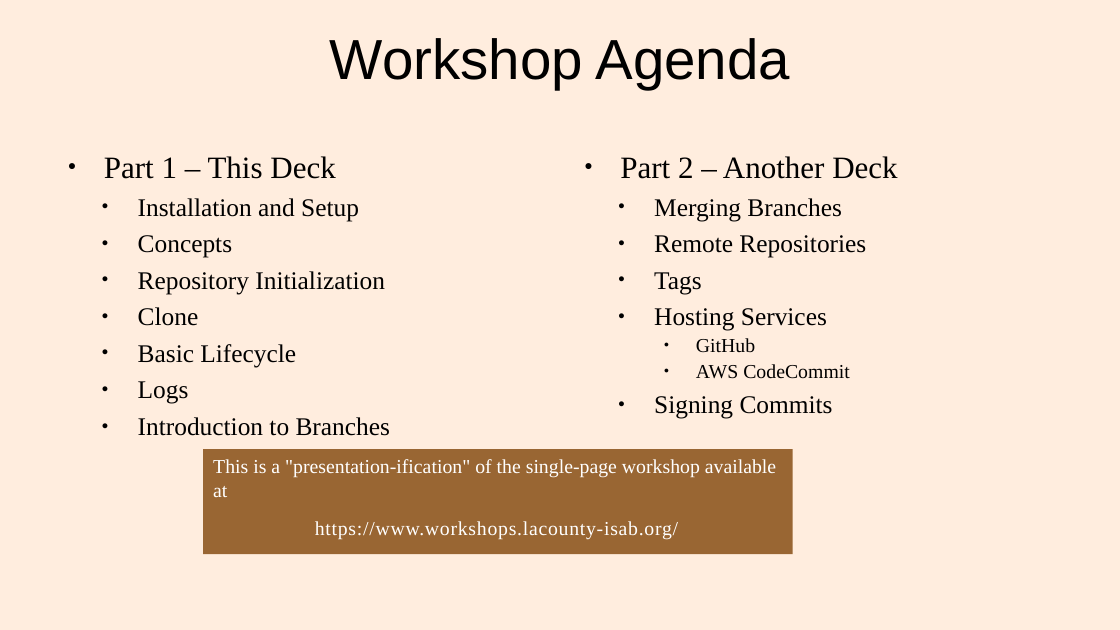
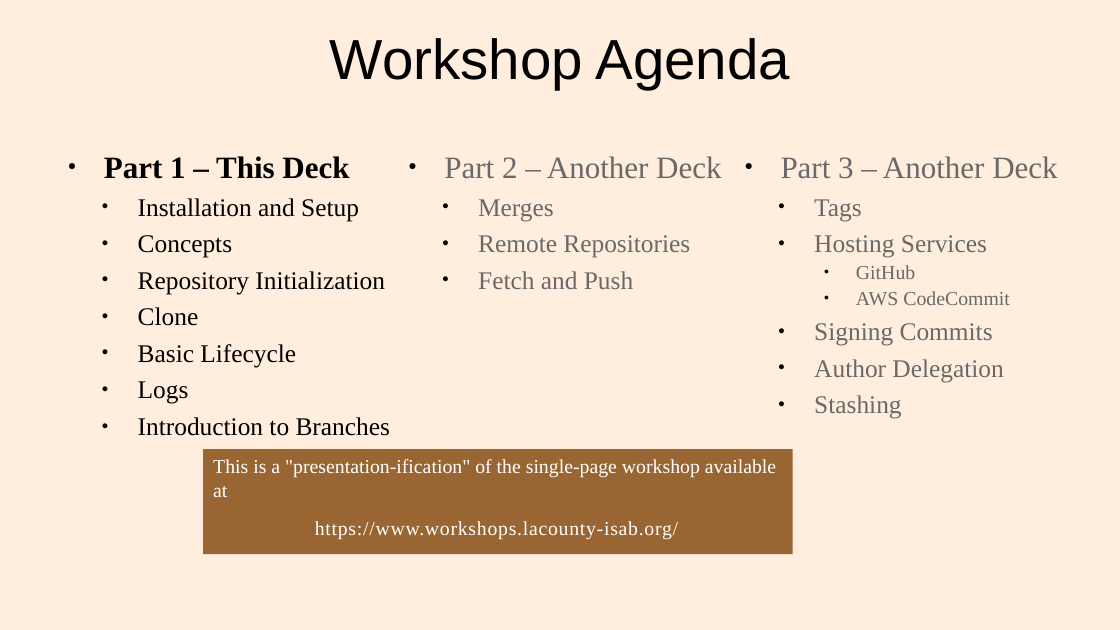
Before and after one commit to lacounty-isab/workshops, a slide deck: slide 2 of git/GitWorkshop1.odp. Drawn at 1120x630 pixels with LibreOffice and Linux fonts; fonts in the diff are those of the drawing. Boxes give left, top, right and bottom in pixels: in the first picture for what was removed or moved away, otherwise in the second. Text is boxed around its words. In the diff, an @@ line names an element or a change of style, - is before the commit and + after.

Commit message:
Finished Part 2.

```diff
--- a/git/GitWorkshop1.odp
+++ b/git/GitWorkshop1.odp
@@ text "Part 2 – Another Deck": place and size @@
-text "Part 2 – Another Deck" at [620,156,897,419]
+text "Part 2 – Another Deck" at [444,156,721,289]
@@ text at [104,156,349,179]: bold on in "Part 1 – This Deck" @@
@@ text at [444,156,721,258]: text colour #000000 to #696969 in "Part 2 – Another Deck", "Remote Repositories" @@
@@ text added at [781,156,1057,419], 18 pt, text #696969 @@
+● Part 3 – Another Deck
+  ● Tags
+  ● Hosting Services
+    ● GitHub
+    ● AWS CodeCommit
+  ● Signing Commits
+  ● Author Delegation
+  ● Stashing
@@ text at [478,199,554,221]: text changed; text colour #000000 to #696969 @@
-  ● Merging Branches
+  ● Merges
@@ text at [478,271,633,289]: text changed; text colour #000000 to #696969 @@
-  ● Tags
-  ● Hosting Services
-    ● GitHub
-    ● AWS CodeCommit
-  ● Signing Commits
+  ● Fetch and Push
```
Also in this commit, not shown: 1 other slide changed, 7 other files.
